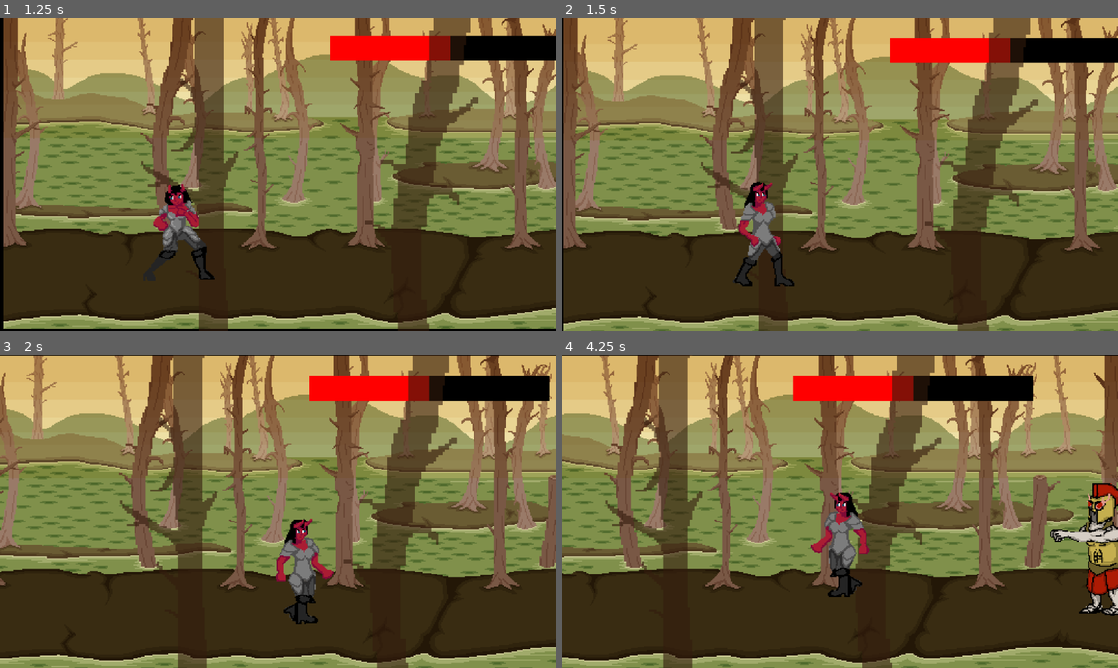
Above: before the commit, frames 1-4 (two rows, left to right).
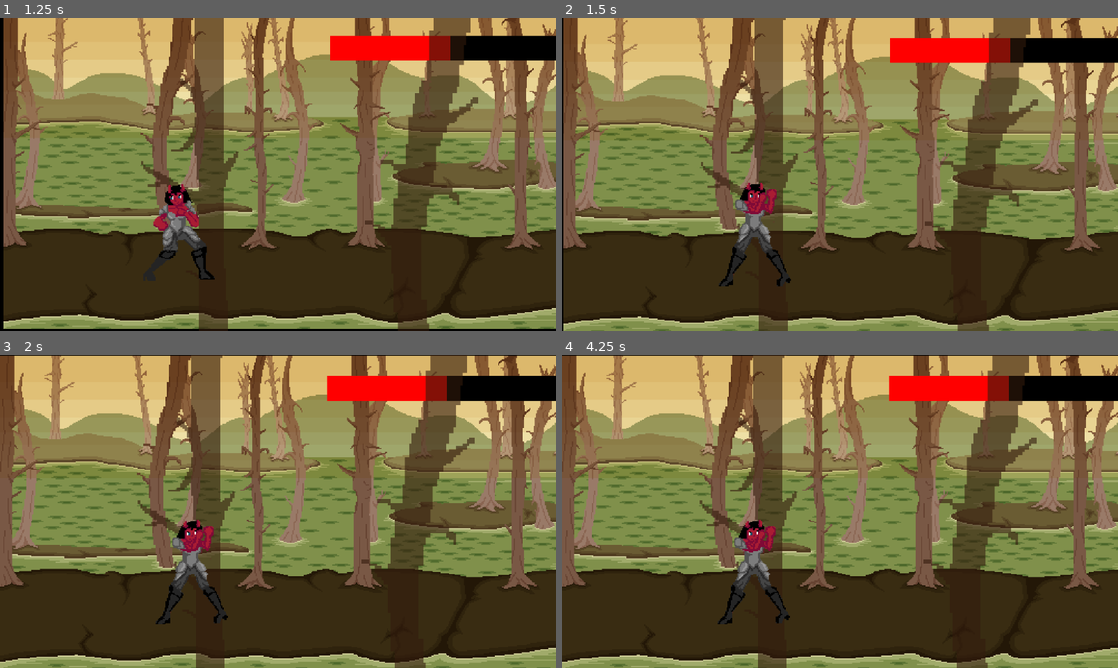
Above: after the commit, the same moments.

Repository: SnapdCC/Ultimatum
Game: Godot game, scene res://Screens/MainScreen.tscn
Same seed, same stepped clock (60 frames per second), same inputs: the game is played once before the commit and once after it.
Inputs:
- Up to frame 1 (1.25 s): click "Play" at 0.5 s
- Up to frame 2 (1.5 s): hold Right (ui_right) from 1.28 s (still down); tap D (guard) at 1.35 s
- Up to frame 3 (2 s): keep holding Right (ui_right)
- Up to frame 4 (4.25 s): release Right (ui_right) at 2.03 s; hold Down (ui_down) 2.03-2.78 s; tap S (kick) at 2.1 s; hold Right (ui_right) 2.78-3.53 s; tap A (punch) at 2.85 s; hold Up (ui_up) from 3.53 s (still down); tap D (guard) at 3.6 s

Frame 1 is identical in both runs. In frame 2, 1.6% of the frame differs, in the area x 28-42%, y 52-86%; in frame 3, 43%; in frame 4, 55%, in the area x 0-100%, y 0-100%.

Commit message:
Polish

Diff:
--- a/newgame/Player/Player.gd
+++ b/newgame/Player/Player.gd
@@ -53,7 +53,6 @@
 	if (Input.is_action_just_pressed("kick") and !isDoubleHitActive and !isPunching):
 		if (isPunching):
 			isPunching = false
-
 		isKicking = true
 		tempAnim = "Heavy Attack"
 
--- a/newgame/Player/Player.tscn
+++ b/newgame/Player/Player.tscn
@@ -24,60 +24,60 @@
 extents = Vector2( 33.9537, 3 )
 
 [sub_resource type="AtlasTexture" id=4]
+atlas = ExtResource( 8 )
+region = Rect2( 0, 0, 102, 100 )
+
+[sub_resource type="AtlasTexture" id=5]
+atlas = ExtResource( 8 )
+region = Rect2( 102, 0, 102, 100 )
+
+[sub_resource type="AtlasTexture" id=6]
+atlas = ExtResource( 8 )
+region = Rect2( 204, 0, 102, 100 )
+
+[sub_resource type="AtlasTexture" id=7]
+atlas = ExtResource( 8 )
+region = Rect2( 306, 0, 102, 100 )
+
+[sub_resource type="AtlasTexture" id=8]
+atlas = ExtResource( 8 )
+region = Rect2( 408, 0, 102, 100 )
+
+[sub_resource type="AtlasTexture" id=9]
+atlas = ExtResource( 8 )
+region = Rect2( 510, 0, 102, 100 )
+
+[sub_resource type="AtlasTexture" id=10]
+atlas = ExtResource( 8 )
+region = Rect2( 612, 0, 102, 100 )
+
+[sub_resource type="AtlasTexture" id=11]
+atlas = ExtResource( 8 )
+region = Rect2( 714, 0, 102, 100 )
+
+[sub_resource type="AtlasTexture" id=12]
 atlas = ExtResource( 7 )
 region = Rect2( 0, 0, 150, 100 )
 
-[sub_resource type="AtlasTexture" id=5]
+[sub_resource type="AtlasTexture" id=13]
 atlas = ExtResource( 7 )
 region = Rect2( 150, 0, 150, 100 )
 
-[sub_resource type="AtlasTexture" id=6]
+[sub_resource type="AtlasTexture" id=14]
 atlas = ExtResource( 7 )
 region = Rect2( 300, 0, 150, 100 )
 
-[sub_resource type="AtlasTexture" id=7]
+[sub_resource type="AtlasTexture" id=15]
 atlas = ExtResource( 7 )
 region = Rect2( 450, 0, 150, 100 )
 
-[sub_resource type="AtlasTexture" id=8]
+[sub_resource type="AtlasTexture" id=16]
 atlas = ExtResource( 7 )
 region = Rect2( 600, 0, 150, 100 )
 
-[sub_resource type="AtlasTexture" id=9]
+[sub_resource type="AtlasTexture" id=17]
 atlas = ExtResource( 7 )
 region = Rect2( 750, 0, 150, 100 )
-
-[sub_resource type="AtlasTexture" id=10]
-atlas = ExtResource( 8 )
-region = Rect2( 0, 0, 102, 100 )
-
-[sub_resource type="AtlasTexture" id=11]
-atlas = ExtResource( 8 )
-region = Rect2( 102, 0, 102, 100 )
-
-[sub_resource type="AtlasTexture" id=12]
-atlas = ExtResource( 8 )
-region = Rect2( 204, 0, 102, 100 )
-
-[sub_resource type="AtlasTexture" id=13]
-atlas = ExtResource( 8 )
-region = Rect2( 306, 0, 102, 100 )
-
-[sub_resource type="AtlasTexture" id=14]
-atlas = ExtResource( 8 )
-region = Rect2( 408, 0, 102, 100 )
-
-[sub_resource type="AtlasTexture" id=15]
-atlas = ExtResource( 8 )
-region = Rect2( 510, 0, 102, 100 )
-
-[sub_resource type="AtlasTexture" id=16]
-atlas = ExtResource( 8 )
-region = Rect2( 612, 0, 102, 100 )
-
-[sub_resource type="AtlasTexture" id=17]
-atlas = ExtResource( 8 )
-region = Rect2( 714, 0, 102, 100 )
 
 [sub_resource type="SpriteFrames" id=18]
 animations = [ {
@@ -86,14 +86,14 @@
 "name": "Idle",
 "speed": 2.5
 }, {
-"frames": [ SubResource( 4 ), SubResource( 5 ), SubResource( 6 ), SubResource( 7 ), SubResource( 8 ), SubResource( 9 ) ],
+"frames": [ SubResource( 4 ), SubResource( 5 ), SubResource( 6 ), SubResource( 7 ), SubResource( 8 ), SubResource( 9 ), SubResource( 10 ), SubResource( 11 ) ],
+"loop": true,
+"name": "Walk",
+"speed": 5.0
+}, {
+"frames": [ SubResource( 12 ), SubResource( 13 ), SubResource( 14 ), SubResource( 15 ), SubResource( 16 ), SubResource( 17 ) ],
 "loop": false,
 "name": "Punch",
-"speed": 5.0
-}, {
-"frames": [ SubResource( 10 ), SubResource( 11 ), SubResource( 12 ), SubResource( 13 ), SubResource( 14 ), SubResource( 15 ), SubResource( 16 ), SubResource( 17 ) ],
-"loop": true,
-"name": "Walk",
 "speed": 5.0
 } ]
 
@@ -216,7 +216,6 @@
 
 [sub_resource type="Animation" id=21]
 resource_name = "Guard"
-length = 0.1
 tracks/0/type = "value"
 tracks/0/path = NodePath("Sprite:texture")
 tracks/0/interp = 1
@@ -236,10 +235,10 @@
 tracks/1/imported = false
 tracks/1/enabled = true
 tracks/1/keys = {
-"times": PoolRealArray( 0, 0.1 ),
+"times": PoolRealArray( 0, 1 ),
 "transitions": PoolRealArray( 1, 1 ),
 "update": 1,
-"values": [ Rect2( 47, 24, 65, 100 ), Rect2( 187, 24, 65, 100 ) ]
+"values": [ Rect2( 187, 24, 65, 100 ), Rect2( 47, 24, 65, 100 ) ]
 }
 tracks/2/type = "value"
 tracks/2/path = NodePath("Sprite:position")
@@ -536,7 +535,7 @@
 position = Vector2( -1, -31 )
 texture = ExtResource( 11 )
 region_enabled = true
-region_rect = Rect2( 47, 24, 65, 100 )
+region_rect = Rect2( 187, 24, 65, 100 )
 
 [node name="HurtArea" type="Area2D" parent="Sprite"]
 position = Vector2( 1, 31 )
